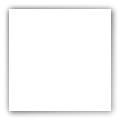
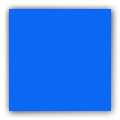
Before/after of a 120×120 layered artwork. What changed in the layer stack:
painted on "Shape 1" over (9, 9, 111, 111)
hid "Background", painted on it over (4, 4, 118, 118)
